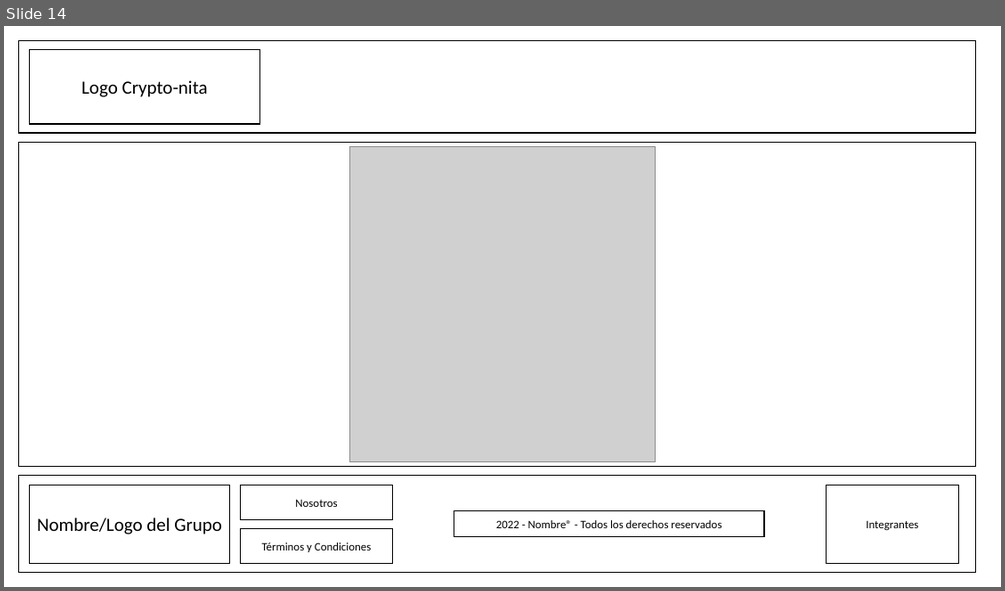
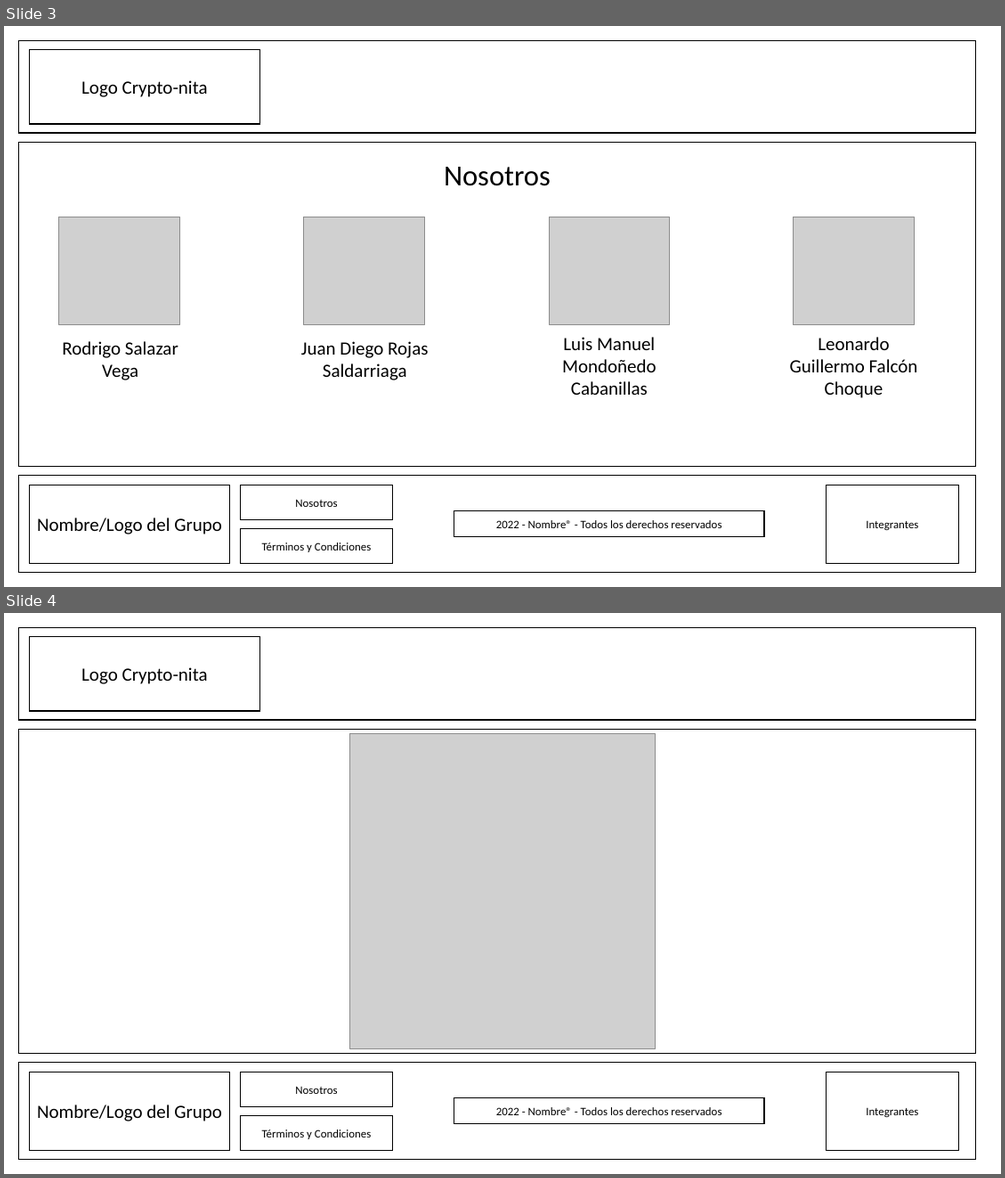
Before and after one commit to DogeFox071101/Crypto-nita_2022-0_Grupo3, a slide deck: Sketches/FirstSketch.pptx. Shown one above the other, each under a label of ours: slide 14 before the commit, slides 3 and 4 after it. The pictures are 1005x591 and 1005x1178 pixels, drawn with LibreOffice and Linux fonts; fonts in the diff are those of the drawing; grey boxes stand for pictures. Boxes give left, top, right and bottom in pixels: in the first picture for what was removed or moved away, otherwise in the second. Text is boxed around its words. In the diff, an @@ line names an element or a change of style, - is before the commit and + after.

```diff
--- a/Sketches/FirstSketch.pptx
+++ b/Sketches/FirstSketch.pptx
@@ slide 3 added at <box>4,26,1001,587</box>, background #FFFFFF @@
@@ rectangle added at <box>19,41,975,133</box>, fill #FFFFFF, outline #000000 1 pt @@
@@ rectangle added at <box>30,50,259,124</box>, fill #FFFFFF, outline #000000 1 pt, 18 pt, text #000000 @@
+Logo Crypto-nita
@@ rectangle added at <box>19,142,975,467</box>, fill #FFFFFF, outline #000000 1 pt @@
@@ text added at <box>444,167,550,186</box>, 28 pt, text #000000 @@
+Nosotros
@@ picture added at <box>59,216,180,324</box> @@
@@ picture added at <box>304,216,425,324</box> @@
@@ picture added at <box>550,216,671,324</box> @@
@@ picture added at <box>793,216,914,324</box> @@
@@ rectangle added at <box>48,345,193,372</box>, fill #FFFFFF, outline #FFFFFF 1 pt, 18 pt, text #000000 @@
+Rodrigo Salazar Vega
@@ rectangle added at <box>293,345,437,372</box>, fill #FFFFFF, outline #FFFFFF 1 pt, 18 pt, text #000000 @@
+Juan Diego Rojas Saldarriaga
@@ rectangle added at <box>537,351,680,379</box>, fill #FFFFFF, outline #FFFFFF 1 pt, 18 pt, text #000000 @@
+Luis Manuel Mondoñedo Cabanillas
@@ rectangle added at <box>782,351,925,379</box>, fill #FFFFFF, outline #FFFFFF 1 pt, 18 pt, text #000000 @@
+Leonardo Guillermo Falcón Choque
@@ rectangle added at <box>19,475,975,572</box>, fill #FFFFFF, outline #000000 1 pt @@
@@ rectangle added at <box>30,485,230,563</box>, fill #FFFFFF, outline #000000 1 pt, 18 pt, text #000000 @@
+Nombre/Logo del Grupo
@@ rectangle added at <box>241,485,393,520</box>, fill #FFFFFF, outline #000000 1 pt, 11 pt, text #000000 @@
+Nosotros
@@ rectangle added at <box>825,485,959,563</box>, fill #FFFFFF, outline #000000 1 pt, 11 pt, text #000000 @@
+Integrantes
@@ rectangle added at <box>241,529,393,564</box>, fill #FFFFFF, outline #000000 1 pt, 11 pt, text #000000 @@
+Términos y Condiciones
@@ rectangle added at <box>454,510,764,537</box>, fill #FFFFFF, outline #000000 1 pt, 11 pt, text #000000 @@
+2022 - Nombre® - Todos los derechos reservados
@@ what was slide 14 is now slide 4 @@
```
Also in this commit, not shown: 2 slides changed, 7 other slides added.
